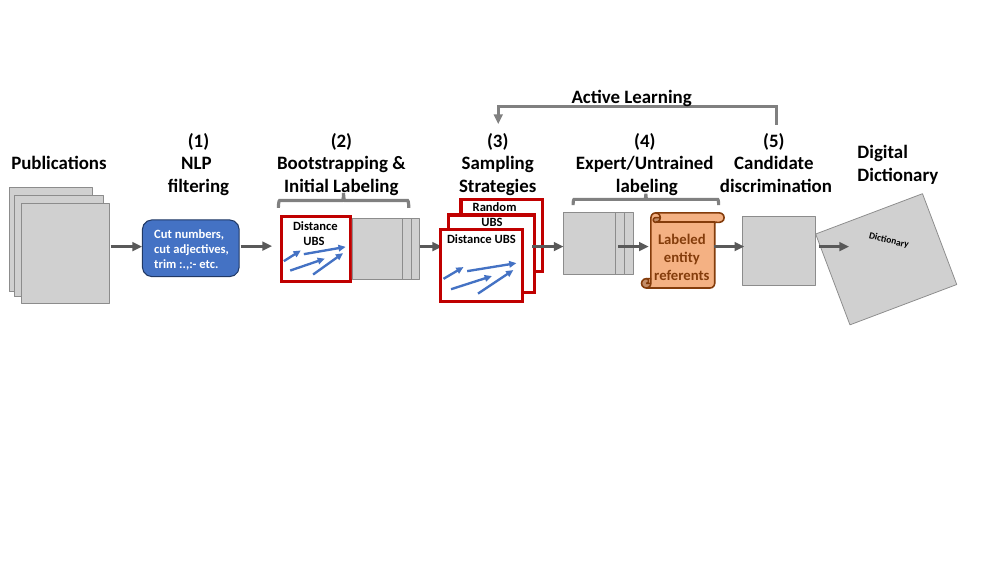
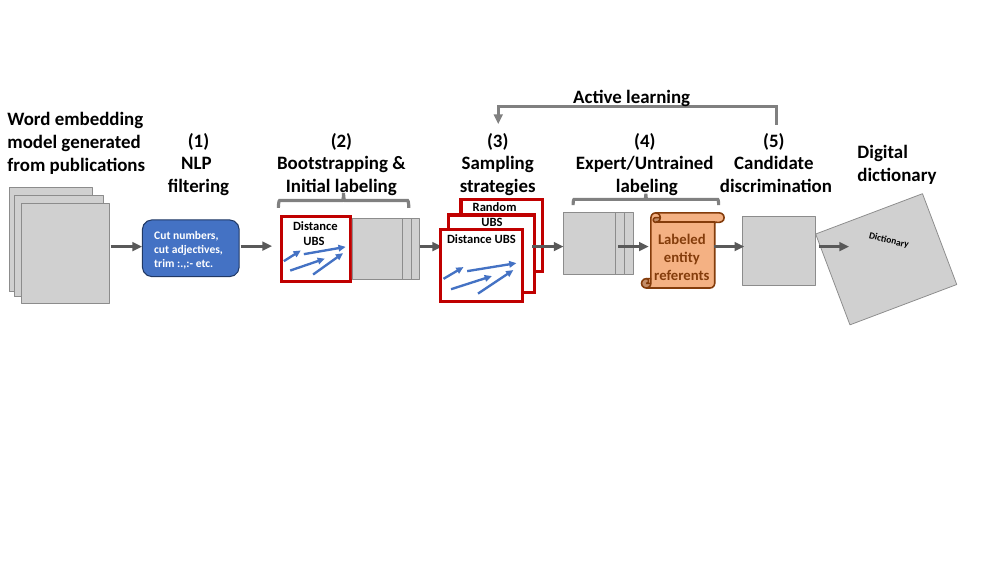
Before and after one commit to rtchoua/activePolyNER, a slide deck: slide 3 of alpolyner.pptx. Drawn at 1008x567 pixels with LibreOffice and Linux fonts; fonts in the diff are those of the drawing; grey boxes stand for pictures. Boxes give left, top, right and bottom in pixels: in the first picture for what was removed or moved away, otherwise in the second. Text is boxed around its words. In the diff, an @@ line names an element or a change of style, - is before the commit and + after.

```diff
--- a/alpolyner.pptx
+++ b/alpolyner.pptx
@@ text at bbox=[573, 89, 690, 108]: text changed @@
-Active Learning
+Active learning
@@ text at bbox=[7, 111, 145, 174]: text changed @@
-Publications
+Word embedding
+model generated
+from publications
@@ text at bbox=[286, 178, 397, 197]: text changed @@
-Initial Labeling
+Initial labeling
@@ text at bbox=[460, 179, 536, 196]: text changed @@
-Strategies
+strategies
@@ text at bbox=[857, 167, 936, 184]: text changed @@
-Dictionary
+dictionary
@@ text "Cut numbers," at bbox=[154, 231, 223, 267]: size 12 to 11 pt @@
```
Also in this commit, not shown: 1 other slide changed, 2 other files.
